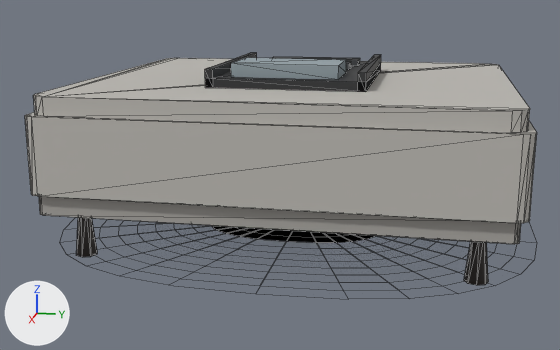
What one commit did to the glTF model scratchpad/bsmt/glb/Movie_Ottoman.glb.
One viewpoint serves both versions: a camera (50 mm lens) standing at (4.653, -4.505, 0.699) and looking at (2.423, -4.951, 0.142). Every picture has the same lights, and +X, +Y and +Z are marked at lower left. The picture after the commit comes second. Mesh edges are drawn as thin lines. Vertices at exactly the same position are counted once.

Objects in the first picture: 'root'.
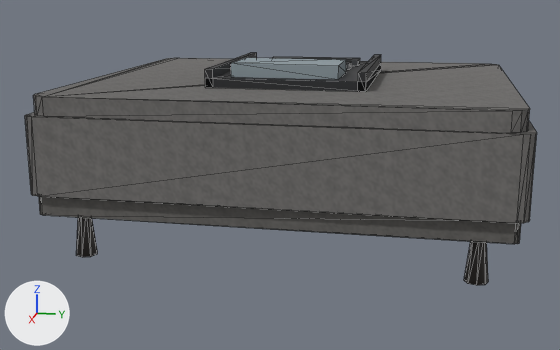
Changed parts and their boxes [x1, y1, x2, y2] in the pictures (560 x 350 px):
```json
{"object": "root", "change": "reshaped", "before": [25, 53, 537, 299], "after": [25, 53, 537, 285]}
{"part": 1, "of": "me_mesh_0", "change": "deleted", "before": [60, 217, 537, 299]}
{"part": 2, "of": "me_mesh_0", "change": "recoloured", "before": [39, 196, 521, 244], "after": [39, 196, 521, 244]}
{"part": 3, "of": "me_mesh_0", "change": "recoloured", "before": [25, 58, 537, 223], "after": [25, 58, 537, 223]}
{"part": 4, "of": "me_mesh_0", "change": "edited", "before": [205, 53, 381, 92], "after": [205, 53, 381, 92], "on screen": "looks the same"}
{"part": 5, "of": "me_mesh_0", "change": "edited", "before": [231, 58, 346, 80], "after": [231, 58, 346, 80], "on screen": "looks the same"}
```

Edits to the scene script, one JSON object a line:
```json
{"op": "add", "block": "img_image_0", "code": ["img_image_0 = load_image('Image_0', '_unpacked/Image_0', 64, 64, 'sRGB')"]}
{"op": "add", "block": "mat_m2rem", "code": ["mat_m2rem = principled_material('m2rem')", "mat_m2rem.base_color = (0.0595, 0.063, 0.0685)  # dark grey #45474a"]}
{"op": "add", "block": "mat_m2book", "code": ["mat_m2book = principled_material('m2book')", "mat_m2book.base_color = (0.27, 0.328, 0.356)  # grey #8e9ba1", "mat_m2book.roughness = 0.9"]}
{"op": "add", "block": "mat_m2dw", "code": ["mat_m2dw = principled_material('m2dw')", "mat_m2dw.base_color = (0.0252, 0.0212, 0.0185)  # black #2c2825", "mat_m2dw.roughness = 0.6"]}
{"op": "add", "block": "mat_m2tray", "code": ["mat_m2tray = principled_material('m2tray')", "mat_m2tray.base_color = (0.0194, 0.0203, 0.0232)  # black #26272a", "mat_m2tray.roughness = 0.55"]}
{"op": "add", "block": "mat_m2fabd", "code": ["mat_m2fabd = bpy.data.materials.new('m2fabd')", "# colours: dark grey #6b6966, mixed with the vertex colours", "# uses the picture img_image_0"]}
{"op": "add", "block": "mat_m2fab", "code": ["mat_m2fab = bpy.data.materials.new('m2fab')", "# colours: grey #767472, mixed with the vertex colours", "# uses the picture img_image_0"]}
{"block": "me_mesh_0", "where": "# used by ob_root; location = (0.0, 0.0, 0.0)"}
{"op": "remove", "block": "me_mesh_0", "code": "me_mesh_0.from_pydata(...)  # 584 vertices, 740 faces; spans x 1.76..3.01, y -5.575..-4.209, z 0.0..0.494"}
{"op": "remove", "block": "me_mesh_0", "code": "me_mesh_0.materials.append(mat_cshadow26)  # black #2a2a28"}
{"op": "remove", "block": "me_mesh_0", "code": "me_mesh_0.materials.append(mat_mvdw)  # black #2f2a27"}
{"op": "remove", "block": "me_mesh_0", "code": "me_mesh_0.materials.append(mat_mvrem)  # dark grey #4b4d50"}
{"op": "add", "block": "me_mesh_0", "code": "me_mesh_0.from_pydata(...)  # 212 vertices, 380 faces; spans x 1.844..2.926, y -5.502..-4.282, z 0.0..0.494"}
{"block": "me_mesh_0", "change": "me_mesh_0 part 1: 12 loose pieces with 372 vertices, spanning x 1.76..3.01, y -5.575..-4.209, z 0.002..0.007, are deleted"}
{"block": "me_mesh_0", "change": "me_mesh_0 part 2: 60 faces spanning x 1.862..2.908, y -5.483..-4.301, z 0.128..0.183 switch from mat_mvfabd (grey #a9a6a1) to mat_m2fabd"}
{"block": "me_mesh_0", "change": "me_mesh_0 part 3: 120 faces spanning x 1.844..2.926, y -5.502..-4.282, z 0.183..0.433 switch from mat_mvfab (grey #bdbab4) to mat_m2fab"}
{"block": "me_mesh_0", "change": "me_mesh_0 part 4: 36 faces spanning x 2.149..2.667, y -5.105..-4.679, z 0.433..0.482 switch from mat_mvtray (black #2b2c2e) to mat_m2tray (black #26272a)"}
{"block": "me_mesh_0", "change": "me_mesh_0 part 5: 12 faces spanning x 2.454..2.627, y -5.044..-4.755, z 0.457..0.494 switch from mat_mvbook (grey #96a3a9) to mat_m2book (grey #8e9ba1)"}
{"op": "add", "block": "me_mesh_0", "code": "me_mesh_0.materials.append(mat_m2dw)  # black #2c2825"}
{"op": "add", "block": "me_mesh_0", "code": "me_mesh_0.materials.append(mat_m2rem)  # dark grey #45474a"}
```
